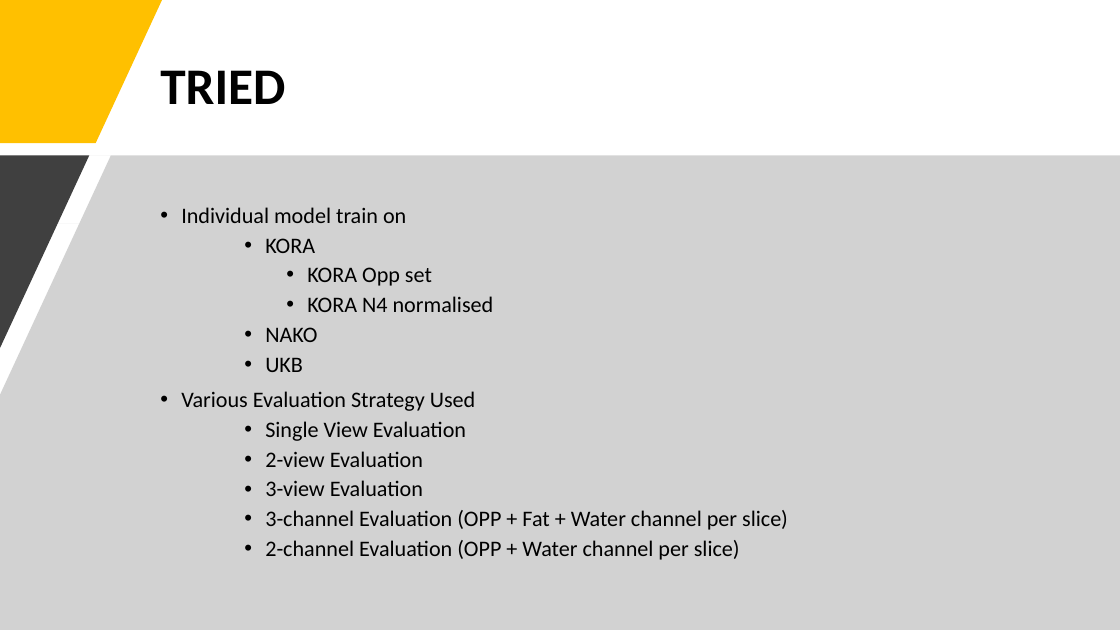
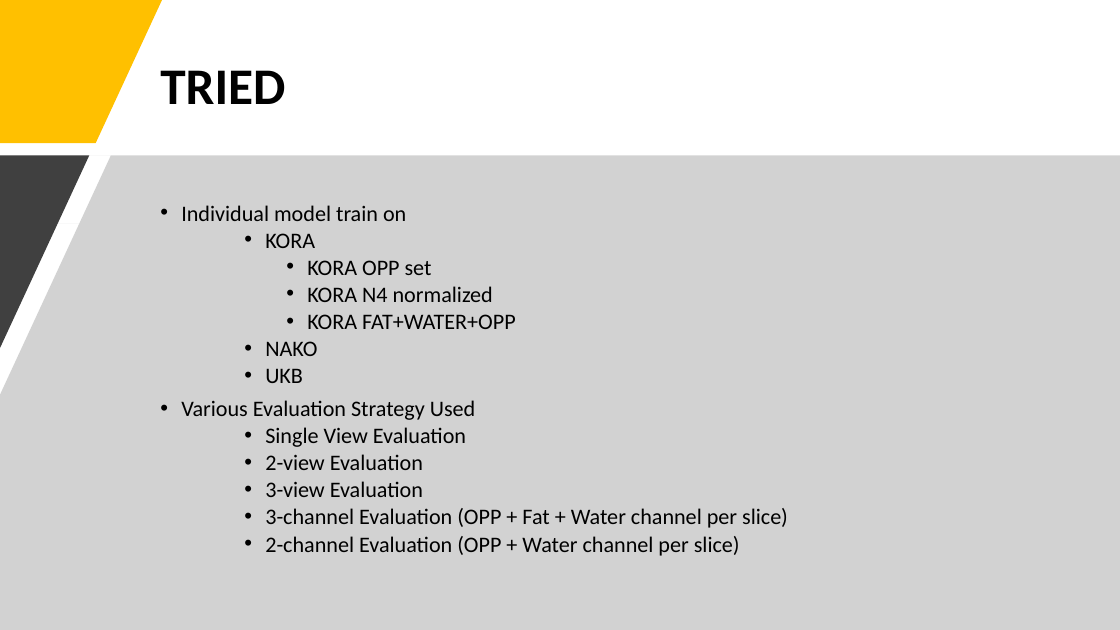
Before and after one commit to ai-med/AbdomenNet, a slide deck: slide 2 of others/Presentation1.pptx. Drawn at 1120x630 pixels with LibreOffice and Linux fonts; fonts in the diff are those of the drawing. Boxes give left, top, right and bottom in pixels: in the first picture for what was removed or moved away, otherwise in the second. Text is boxed around its words. In the diff, an @@ line names an element or a change of style, - is before the commit and + after.

```diff
--- a/others/Presentation1.pptx
+++ b/others/Presentation1.pptx
@@ text at <box>181,205,788,556</box>: line spacing 0.9 to 0.8 @@
@@ text at <box>307,260,516,329</box>: text changed @@
-      • KORA Opp set
-      • KORA N4 normalised
+      • KORA OPP set
+      • KORA N4 normalized
+      • KORA FAT+WATER+OPP
```
Also in this commit, not shown: 1 other slide changed.
